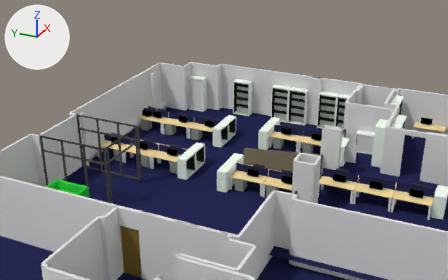
Renders of the Blender file uol/data/ww.blend from each side of a commit.
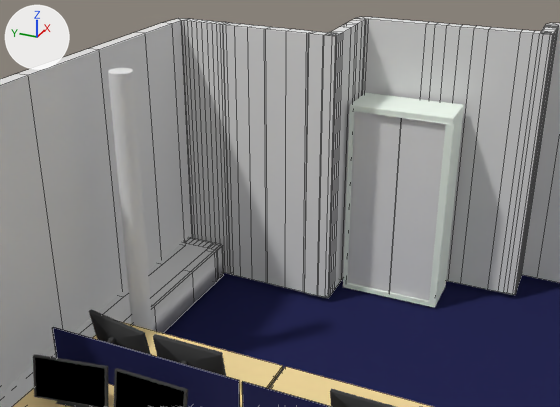
Each version is shown from a 50 mm lens placed at (-20.7, -4.56, 13.64), pointed at (9.38, 8.98, -1.4), then close up from a 50 mm lens placed at (2.91, 9.09, 4.23), pointed at (9.27, 11.95, 1.05). Arrows for +X, +Y and +Z are at upper left; the lights stay in place. The close-ups show mesh edges as thin lines.

Script lines for the objects in view, before the commit:
```python
me_cube_042 = bpy.data.meshes.new('Cube.042')
me_cube_042.from_pydata(...)  # 48 vertices, 46 faces; spans x -0.277..0.277, y -0.066..0.141, z -0.194..0.172
me_cube_042.polygons.foreach_set('use_smooth', [True] * 46)
# faces by material slot: [45, 1]
me_cube_042.materials.append(mat_monitor_001)  # black #424242
me_cube_042.materials.append(mat_monitor_screen_001)  # black #000000
me_plane_021 = bpy.data.meshes.new('Plane.021')
me_plane_021.from_pydata(...)  # 12 vertices, 7 faces; spans x -0.51..0.44, y -1.0..0.94, z -0.01..0.0
me_plane_055 = bpy.data.meshes.new('Plane.055')
me_plane_055.from_pydata([(0.17, -1.0, 0.0), (-0.17, -1.0, 0.0), (0.17, 0.6, 0.0), (-0.17, 0.6, 0.0)], [], [(1, 0, 2, 3)])
me_plane_055.materials.append(mat_material_014)  # dark blue #272953
ob_cupboarddoor = bpy.data.objects.new('CupboardDoor', me_plane_021)
ob_cupboarddoor.location = (9.722, 10.881, 0.972)
ob_cupboarddoor.rotation_euler = (-1.571, 0.0, -1.571)  # degrees (-90, 0, -90)
ob_monitor_002 = bpy.data.objects.new('Monitor.002', me_cube_042)
ob_monitor_002.location = (6.879, 12.207, 0.872)
ob_monitor_002.rotation_euler = (0.0, 0.0, 1.396)  # degrees (0, 0, 80)
_m = ob_monitor_002.modifiers.new('EdgeSplit', 'EDGE_SPLIT')
ob_plane_010 = bpy.data.objects.new('Plane.010', me_plane_055)
ob_plane_010.location = (6.634, 12.018, 0.513)
ob_plane_010.rotation_euler = (0.0, 1.571, 0.0)  # degrees (0, 90, 0)
ob_plane_010.scale = (2.99, 0.956, 1.0)
_m = ob_plane_010.modifiers.new('Solidify', 'SOLIDIFY')
_m.nonmanifold_thickness_mode = 'FIXED'
_m.nonmanifold_merge_threshold = 0.0003
# also in view: 'Cupboard' at (9.91, 10.91, 1.02); 'office_desk.005' at (6.99, 11.83, 0.35); 'Monitor.034' at (6.36, 12.2, 0.86); 'GroundFloor' at (0.95, -0.25, -0.01); 'Plane.018' at (5.15, 12.87, 0.43)
```
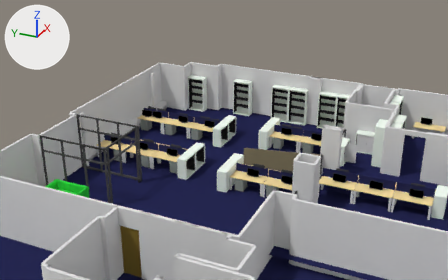
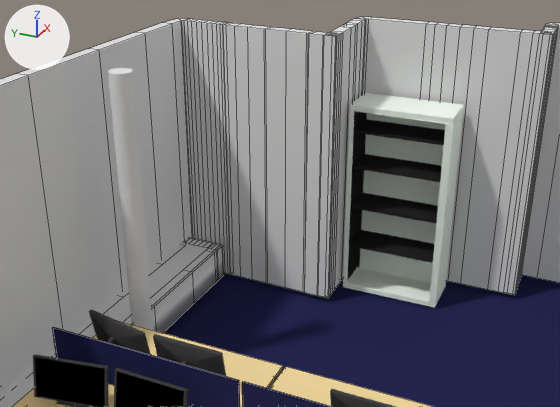
The change, as a list of edits to the scene's bpy script:
```text
Remove ob_cupboarddoor:
    ob_cupboarddoor = bpy.data.objects.new('CupboardDoor', me_plane_021)
    ob_cupboarddoor.location = (9.722, 10.881, 0.972)
    ob_cupboarddoor.rotation_euler = (-1.571, 0.0, -1.571)  # degrees (-90, 0, -90)
```

Changed parts and their boxes [x1, y1, x2, y2] in the close-ups (560 x 407 px):
'CupboardDoor', deleted
    before: [347, 111, 446, 301]
'Cupboard', unchanged, uncovered by the edit
    both: [343, 93, 464, 308]
